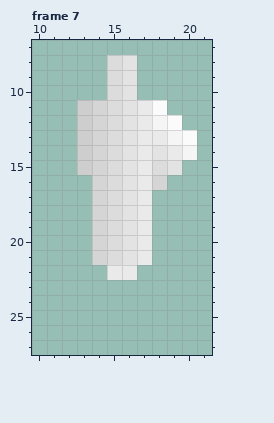
Two states of a pixel-art file, Sprites/Pawns/Pawn_11/Pawn_11_Body.aseprite. Above is the file before it was changed.
32x32 pixels, 8 frames. Colours within 5 levels of each other are drawn and written as one. Shown: frame 7: x 10..21, y 7..27. The commit also changed other frames, which this record leaves out.
After the commit:
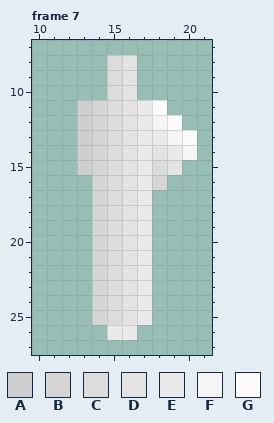
Palette (. is transparent): A #cecece  B #d5d5d5  C #dcdcdc  D #e3e3e3  E #eaeaea  F #f5f5f5  G #fbfbfb
Message: fixed pawn 11 arm and polished a lil bit more
Change:
Frame 7:
y 22: x 14..17 .EE. -> BCDE
y 23..25: x 14..17 .... -> BCDE
y 26: x 15..16 .. -> EE
Where, in picture pixels (left, top, right, bottom), the same in both pictures:
changed: (92, 265, 152, 340)
